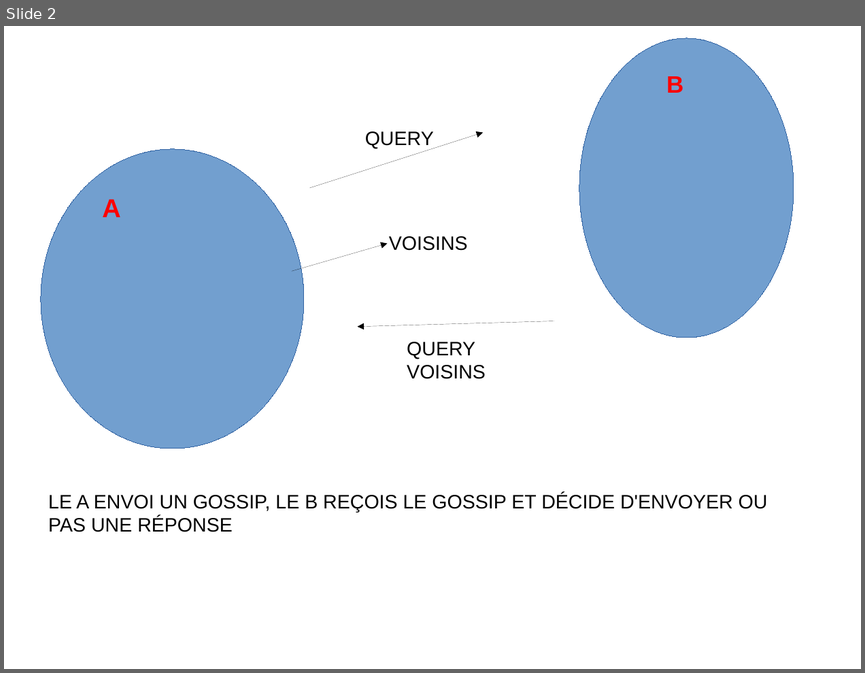
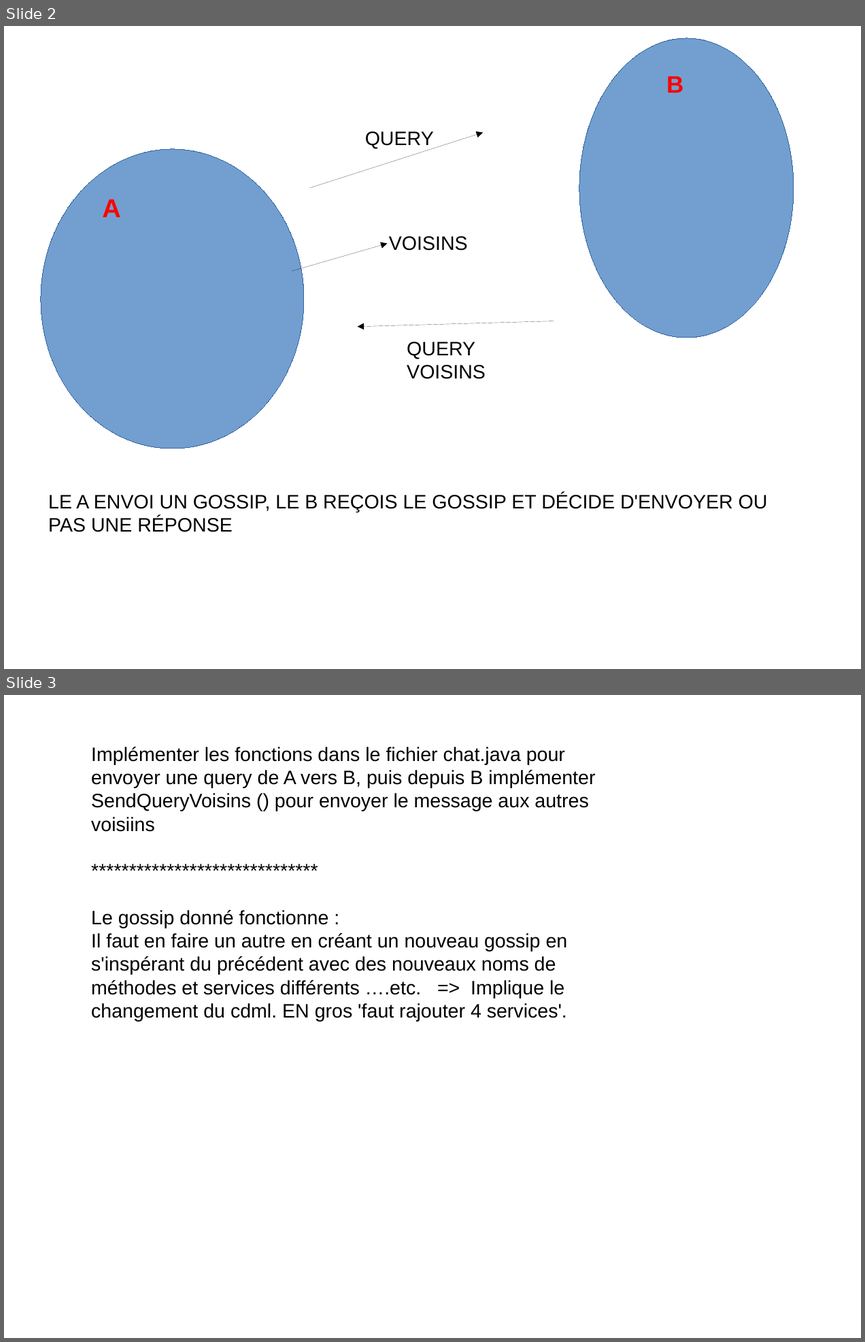
Before and after one commit to KourdacheHoussam/P2PChatTest, a slide deck: pairTopairChat.odp. Shown one above the other, each under a label of ours: slide 2 before the commit, slides 2 and 3 after it. The pictures are 865x673 and 865x1342 pixels, drawn with LibreOffice and Linux fonts; fonts in the diff are those of the drawing. Boxes give left, top, right and bottom in pixels: in the first picture for what was removed or moved away, otherwise in the second. Text is boxed around its words. In the diff, an @@ line names an element or a change of style, - is before the commit and + after.

```diff
--- a/pairTopairChat.odp
+++ b/pairTopairChat.odp
@@ slide 3 added at bbox=[4, 695, 861, 1338], background #FFFFFF @@
@@ text added at bbox=[91, 747, 595, 1021], 18 pt, text #000000 @@
+Implémenter les fonctions dans le fichier chat.java pour envoyer une query de A vers B, puis depuis B implémenter SendQueryVoisins () pour envoyer le message aux autres voisiins
+******************************
+Le gossip donné fonctionne :
+Il faut en faire un autre en créant un nouveau gossip en s'inspérant du précédent avec des nouveaux noms de méthodes et services différents ….etc. => Implique le changement du cdml. EN gros 'faut rajouter 4 services'.
```
Also in this commit, not shown: 1 slide removed, 1 other file.
